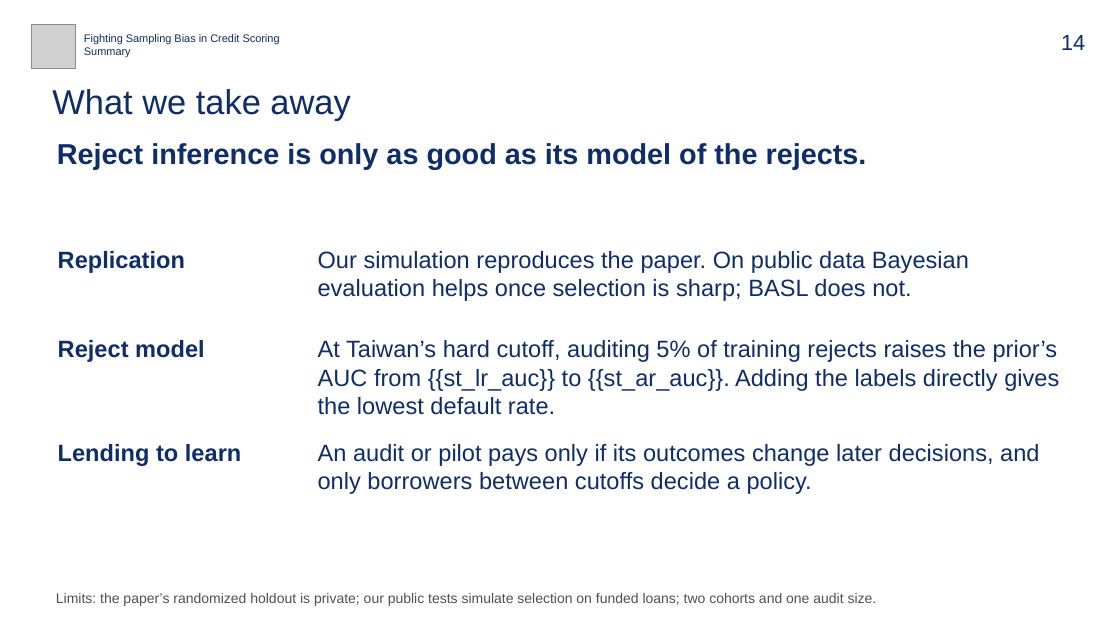
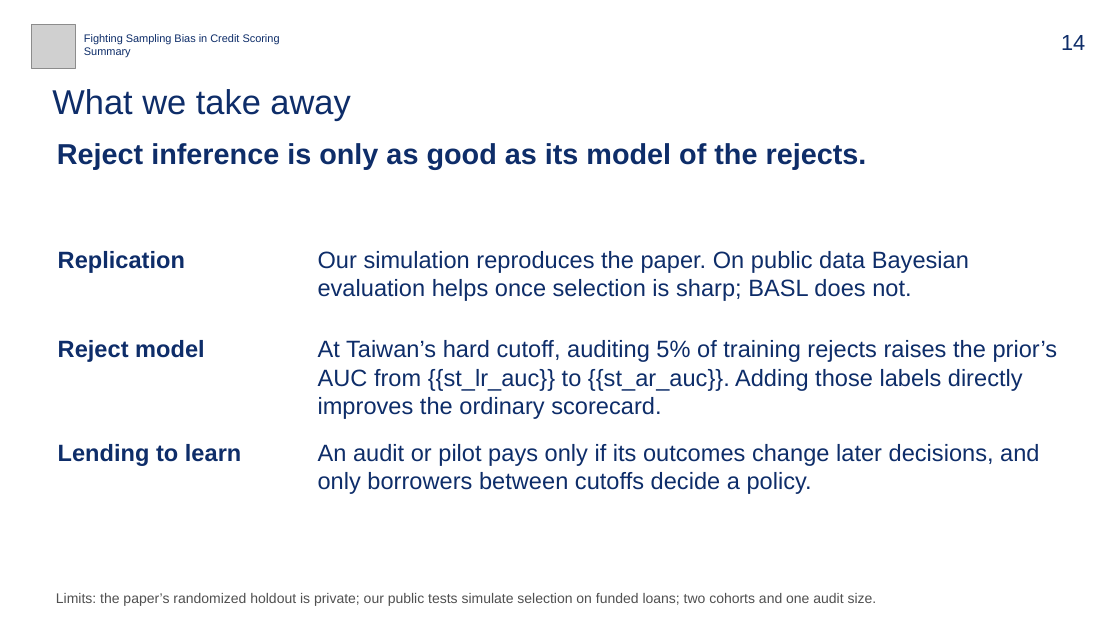
Before and after one commit to bigpurota/paper11, a slide deck: slide 14 of slides/talk-template.pptx. Drawn at 1120x630 pixels with LibreOffice and Linux fonts; fonts in the diff are those of the drawing; grey boxes stand for pictures. Boxes give left, top, right and bottom in pixels: in the first picture for what was removed or moved away, otherwise in the second. Text is boxed around its words. In the diff, an @@ line names an element or a change of style, - is before the commit and + after.

Commit message:
Report which audit effects survive an independent Linux refit

```diff
--- a/slides/talk-template.pptx
+++ b/slides/talk-template.pptx
@@ text at box(318, 340, 1058, 419): text changed @@
-At Taiwan’s hard cutoff, auditing 5% of training rejects raises the prior’s AUC from {{st_lr_auc}} to {{st_ar_auc}}. Adding the labels directly gives the lowest default rate.
+At Taiwan’s hard cutoff, auditing 5% of training rejects raises the prior’s AUC from {{st_lr_auc}} to {{st_ar_auc}}. Adding those labels directly improves the ordinary scorecard.
```
Also in this commit, not shown: 3 other slides changed, 21 other files.
